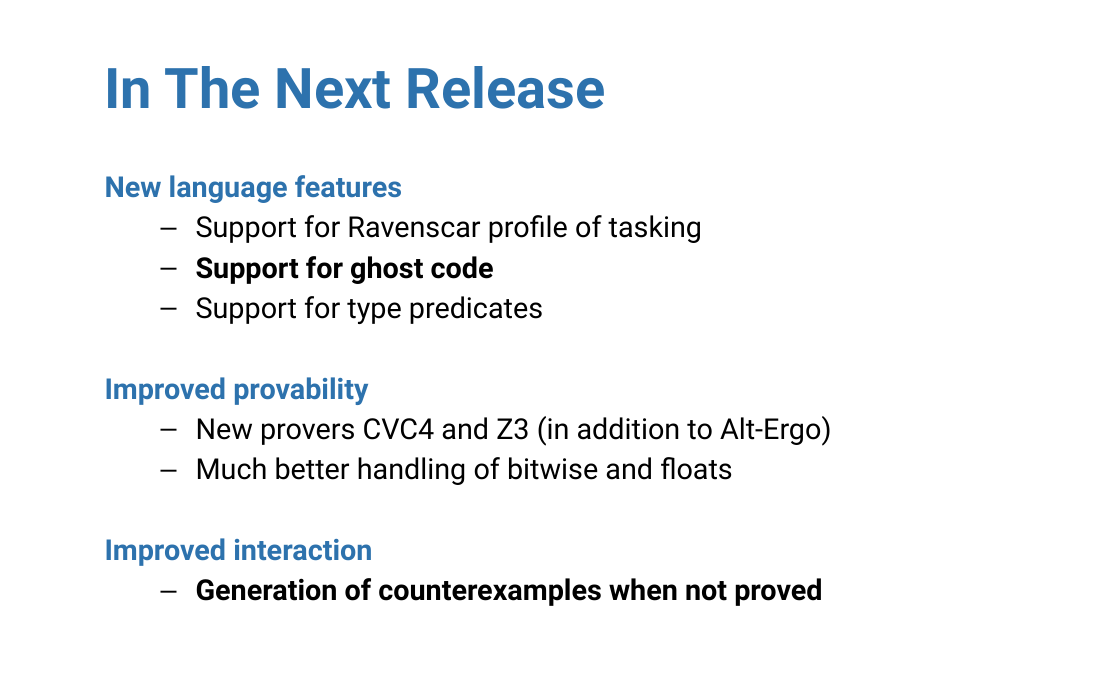
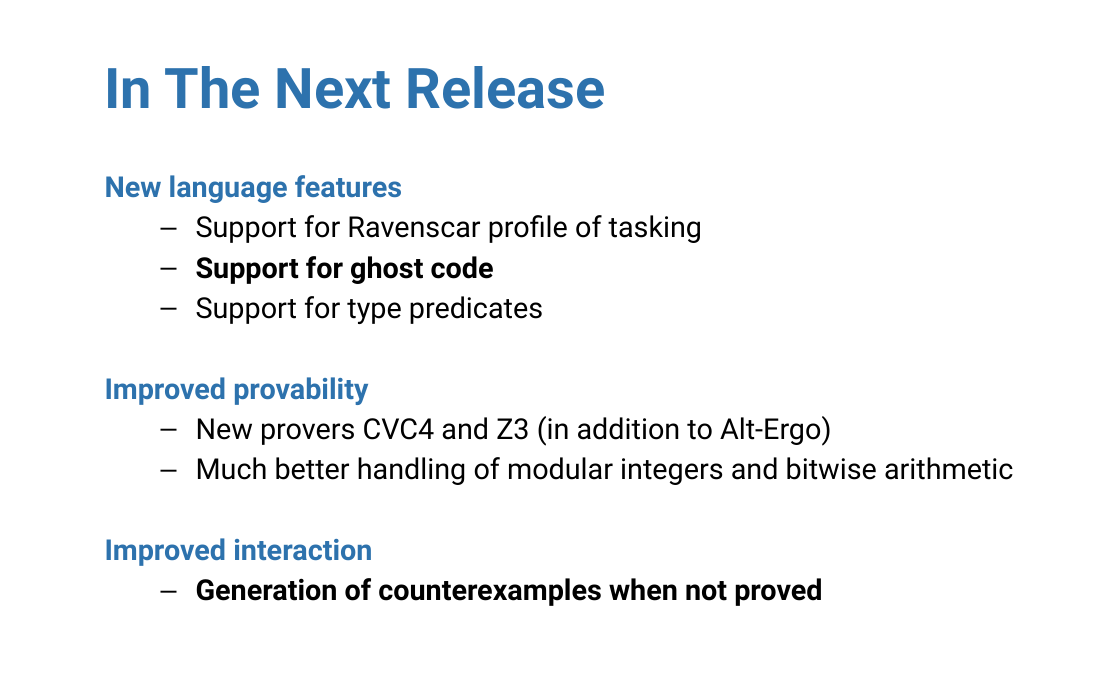
Before and after one commit to AdaCore/spark2014, a slide deck: slide 16 of slides/AdaCore_Tech_Days_2015/AdaCore Tech Days SPARK 2014.pptx. Drawn at 1120x700 pixels with LibreOffice and Linux fonts; fonts in the diff are those of the drawing; background and template pictures are left out. Boxes give left, top, right and bottom in pixels: in the first picture for what was removed or moved away, otherwise in the second. Text is boxed around its words. In the diff, an @@ line names an element or a change of style, - is before the commit and + after.

```diff
--- a/slides/AdaCore_Tech_Days_2015/AdaCore Tech Days SPARK 2014.pptx
+++ b/slides/AdaCore_Tech_Days_2015/AdaCore Tech Days SPARK 2014.pptx
@@ text at [196, 457, 1013, 485]: text changed @@
-  – Much better handling of bitwise and floats
+  – Much better handling of modular integers and bitwise arithmetic
```
Also in this commit, not shown: 5 other slides changed.
